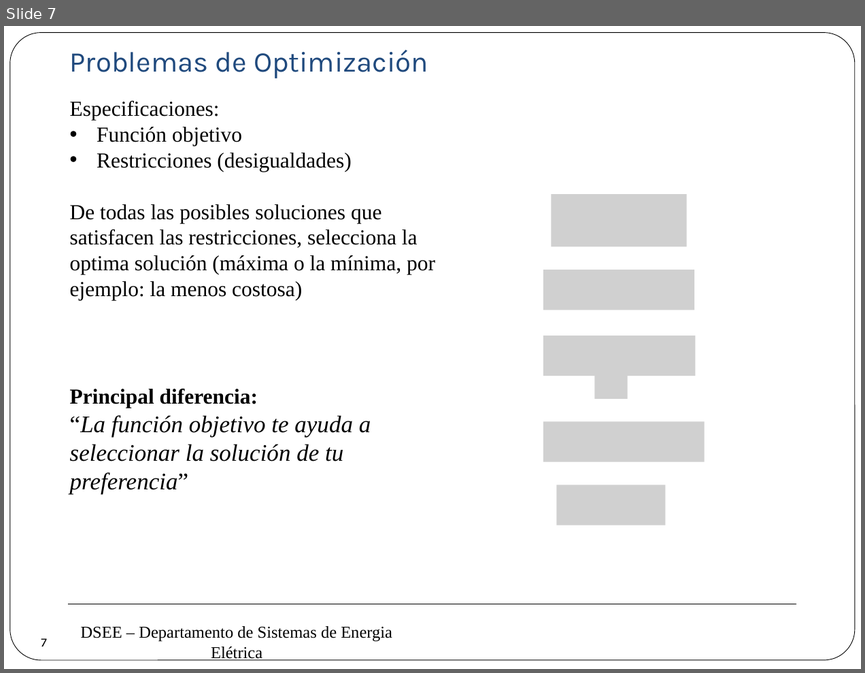
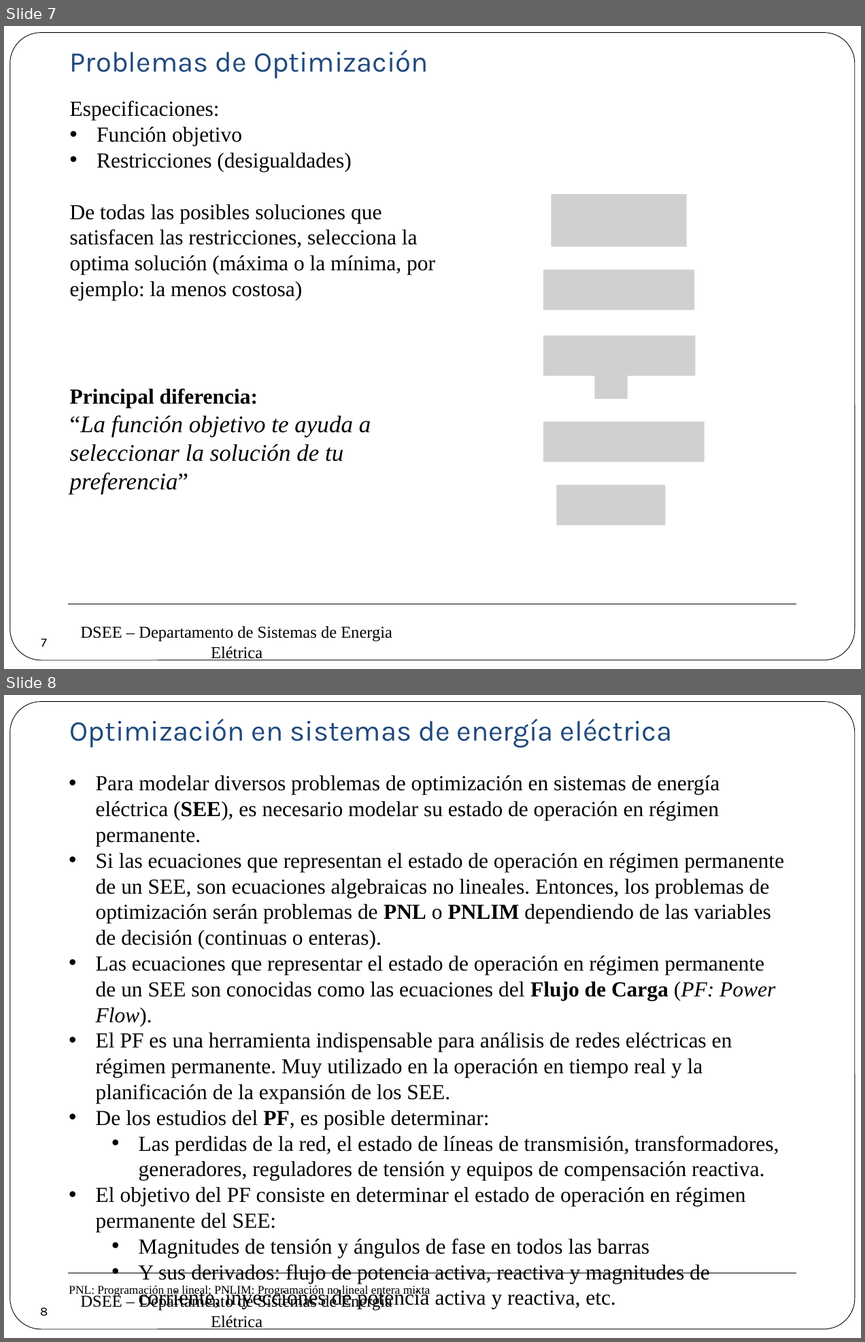
Before and after one commit to erikfilias/Power-Systems-Optimization-using-Julia-Language, a slide deck: 1. Lectures/Introducción a la Optimización aplicada a Sistemas de Energía Eléctrica/Dia 2/5. Power Flow.pptx. Shown one above the other, each under a label of ours: slide 7 before the commit, slides 7 and 8 after it. The pictures are 865x673 and 865x1342 pixels, drawn with LibreOffice and Linux fonts; fonts in the diff are those of the drawing; grey boxes stand for pictures; background and template pictures are left out. Boxes give left, top, right and bottom in pixels: in the first picture for what was removed or moved away, otherwise in the second. Text is boxed around its words. In the diff, an @@ line names an element or a change of style, - is before the commit and + after.

```diff
--- a/1. Lectures/Introducción a la Optimización aplicada a Sistemas de Energía Eléctrica/Dia 2/5. Power Flow.pptx
+++ b/1. Lectures/Introducción a la Optimización aplicada a Sistemas de Energía Eléctrica/Dia 2/5. Power Flow.pptx
@@ slide 8 added at <box>4,695,861,1338</box>, background #FFFFFF; not listed: 3 template elements that a slide beside it also shows @@
@@ text added at <box>70,719,672,748</box>, 24 pt, text #1F497D @@
+Optimización en sistemas de energía eléctrica
@@ text added at <box>96,775,784,1283</box>, 18 pt, text #000000 @@
+• Para modelar diversos problemas de optimización en sistemas de energía eléctrica (SEE), es necesario modelar su estado de operación en régimen permanente.
+• Si las ecuaciones que representan el estado de operación en régimen permanente de un SEE, son ecuaciones algebraicas no lineales. Entonces, los problemas de optimización serán problemas de PNL o PNLIM dependiendo de las variables de decisión (continuas o enteras).
+• Las ecuaciones que representar el estado de operación en régimen permanente de un SEE son conocidas como las ecuaciones del Flujo de Carga (PF: Power Flow).
+• El PF es una herramienta indispensable para análisis de redes eléctricas en régimen permanente. Muy utilizado en la operación en tiempo real y la planificación de la expansión de los SEE.
+• De los estudios del PF, es posible determinar:
+  • Las perdidas de la red, el estado de líneas de transmisión, transformadores, generadores, reguladores de tensión y equipos de compensación reactiva.
+• El objetivo del PF consiste en determinar el estado de operación en régimen permanente del SEE:
+  • Magnitudes de tensión y ángulos de fase en todos las barras
+  • Y sus derivados: flujo de potencia activa, reactiva y magnitudes de corriente, inyecciones de potencia activa y reactiva, etc.
@@ text added at <box>69,1285,430,1296</box>, 10 pt, text #000000 @@
+PNL: Programación no lineal; PNLIM: Programación no lineal entera mixta
@@ page number added at <box>28,1294,60,1327</box>, 10.5 pt, text #000000 @@
+8
```
Also in this commit, not shown: 2 slides changed, 3 other slides added.
